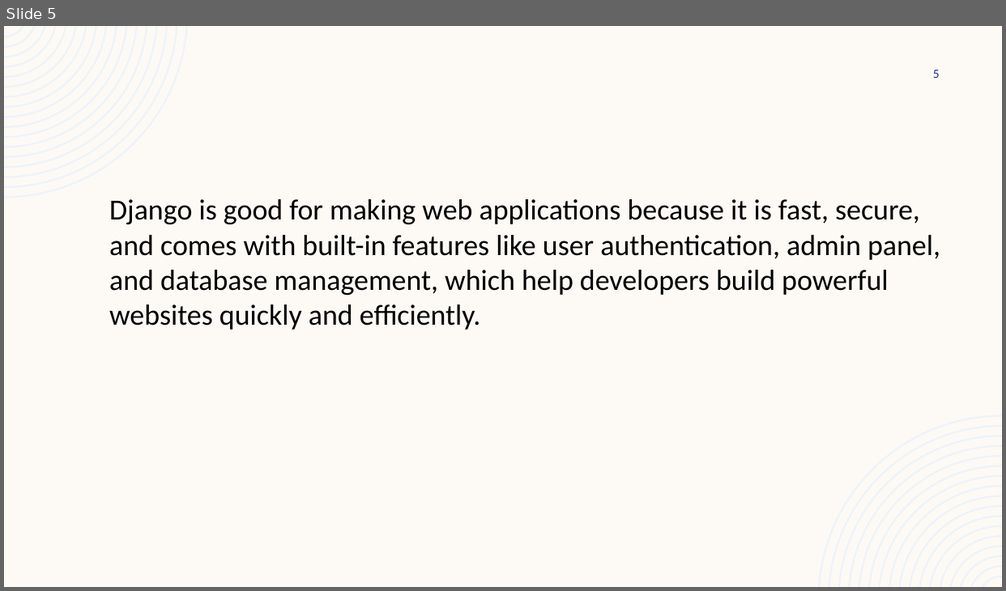
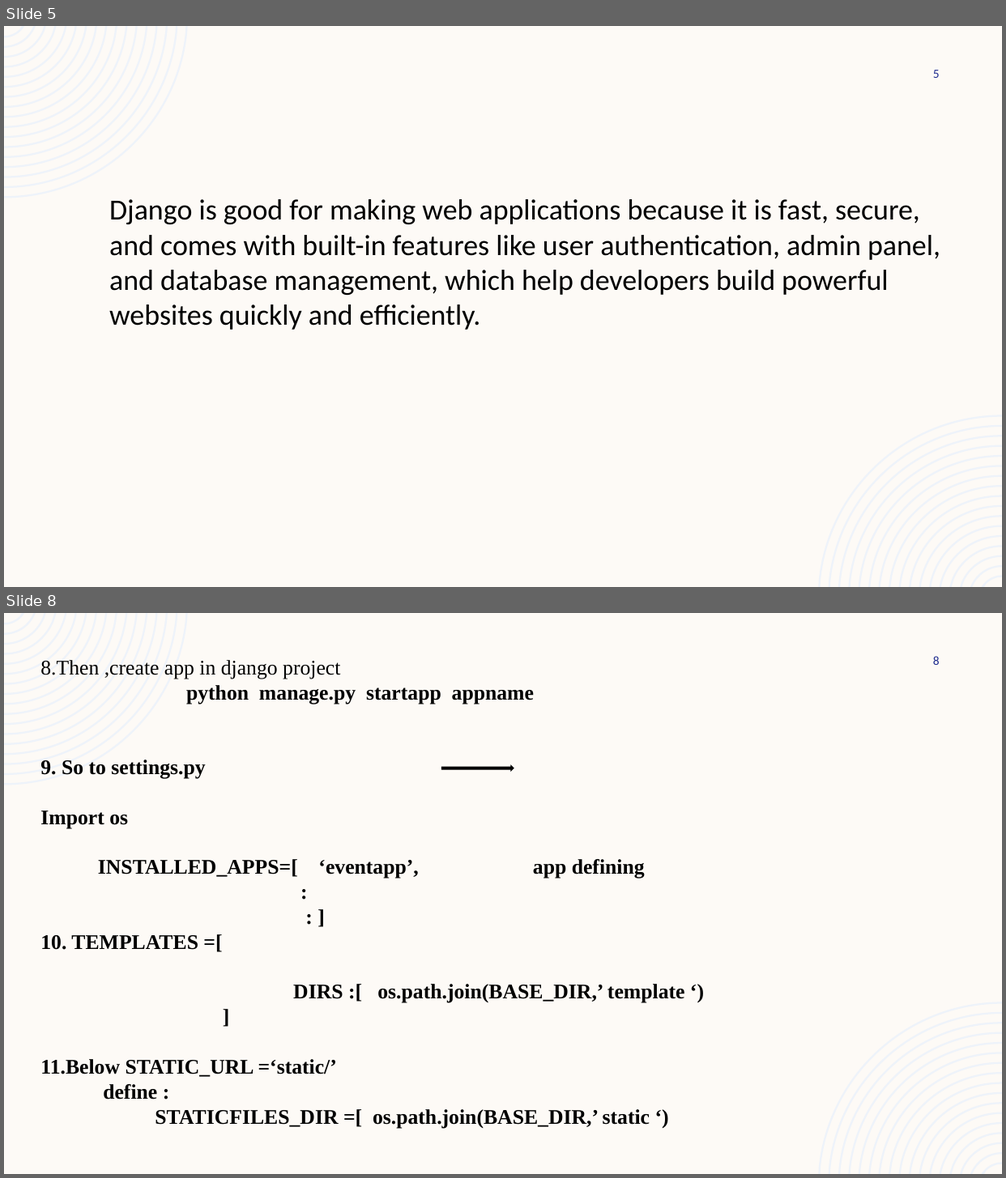
Before and after one commit to akshara2207/MCA, a slide deck: DJANGO.pptx. Shown one above the other, each under a label of ours: slide 5 before the commit, slides 5 and 8 after it; the slides between them are not shown. The pictures are 1006x591 and 1006x1178 pixels, drawn with LibreOffice and Linux fonts; fonts in the diff are those of the drawing. Boxes give left, top, right and bottom in pixels: in the first picture for what was removed or moved away, otherwise in the second. Text is boxed around its words. In the diff, an @@ line names an element or a change of style, - is before the commit and + after.

```diff
--- a/DJANGO.pptx
+++ b/DJANGO.pptx
@@ slide 8 added at [4,613,1002,1174], background #FDFAF6; not listed: 2 template elements that a slide beside it also shows @@
@@ text added at [40,660,685,1128], 20 pt, text #000000, bold @@
+8.Then ,create app in django project
+python manage.py startapp appname
+9. So to settings.py
+Import os
+INSTALLED_APPS=[ ‘eventapp’, app defining
+:
+: ]
+10. TEMPLATES =[
+DIRS :[ os.path.join(BASE_DIR,’ template ‘)
+]
+11.Below STATIC_URL =‘static/’
+define :
+STATICFILES_DIR =[ os.path.join(BASE_DIR,’ static ‘)
@@ page number added at [933,656,940,665], 12 pt, text #1F2C8F @@
+8
@@ right arrow added at [442,766,513,770], fill #000000, outline #000000 1 pt @@
```
Also in this commit, not shown: 1 slide changed, 5 other slides added.
